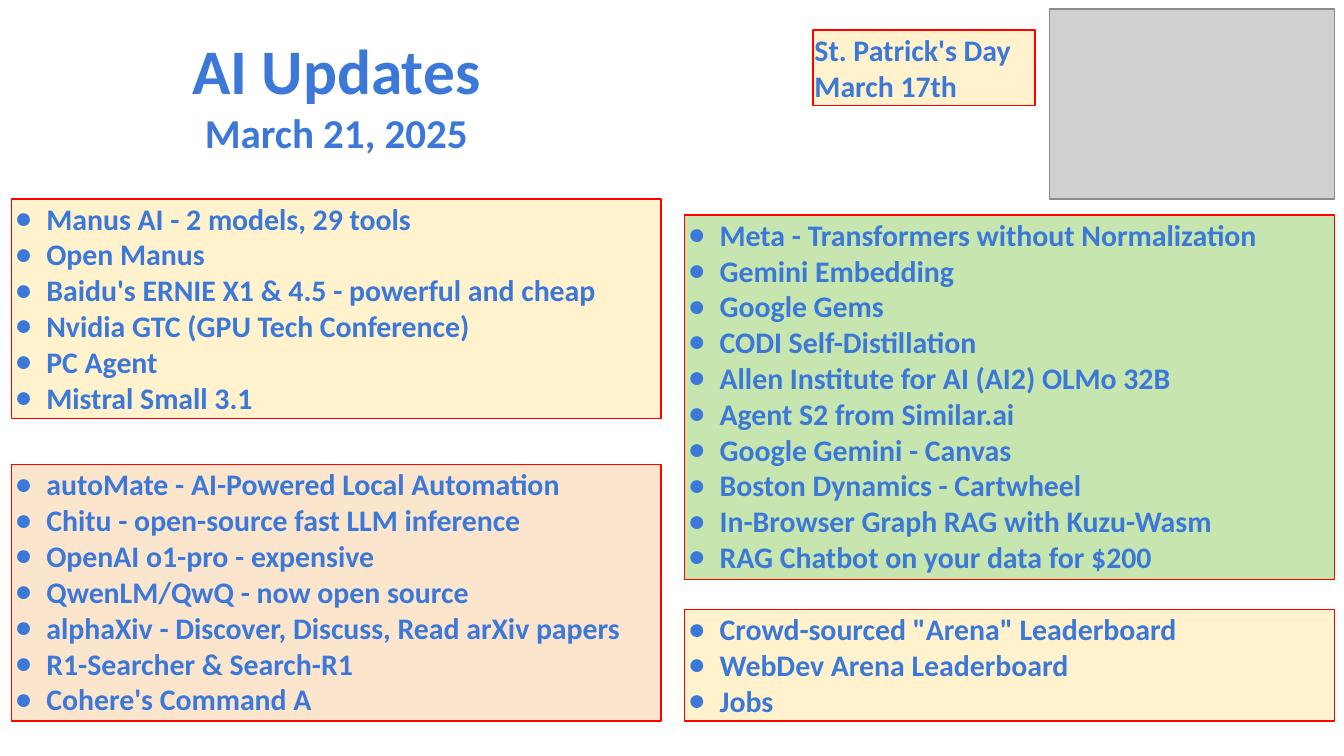
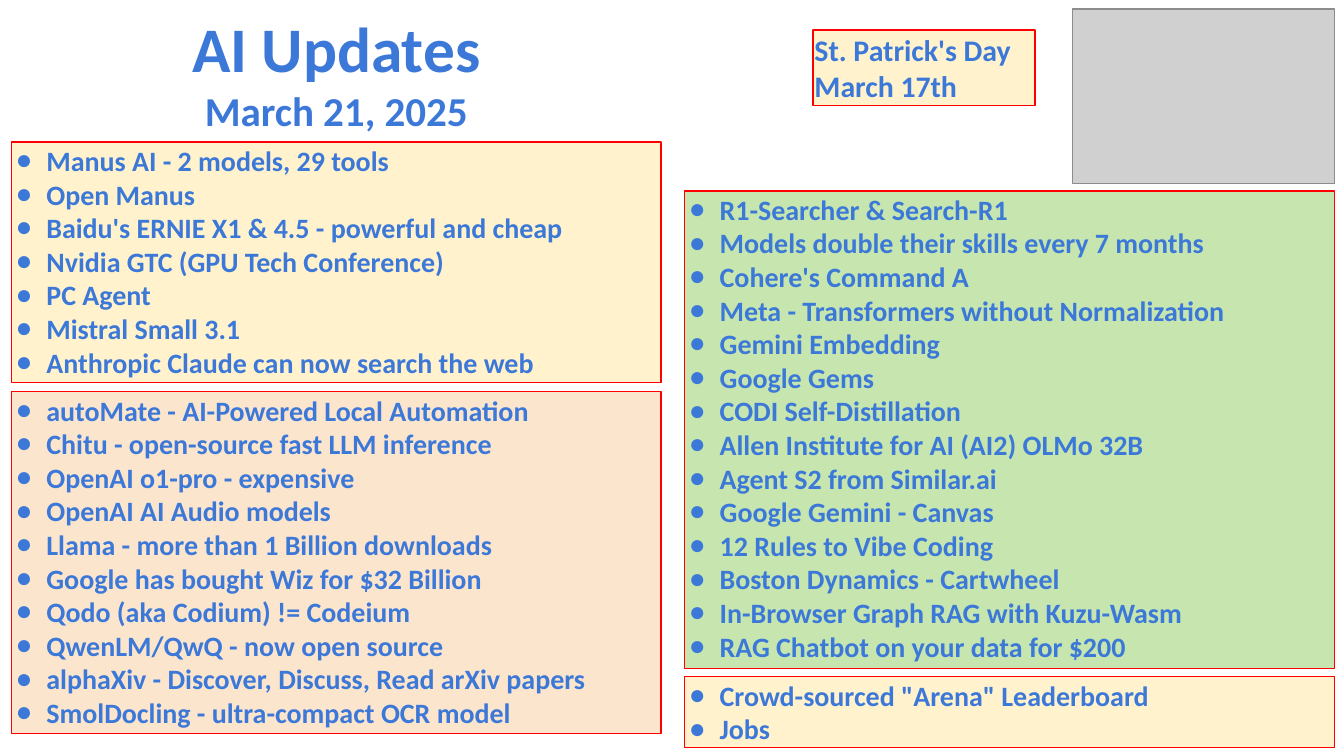
Before and after one commit to lselector/seminar, a slide deck: slide 1 of 2025/2025-03-21-AI-Updates.pptx. Drawn at 1344x756 pixels with LibreOffice and Linux fonts; fonts in the diff are those of the drawing; grey boxes stand for pictures. Boxes give left, top, right and bottom in pixels: in the first picture for what was removed or moved away, otherwise in the second. Text is boxed around its words. In the diff, an @@ line names an element or a change of style, - is before the commit and + after.

```diff
--- a/2025/2025-03-21-AI-Updates.pptx
+++ b/2025/2025-03-21-AI-Updates.pptx
@@ text "AI Updates": place and size @@
-text "AI Updates" at bbox=[192, 49, 480, 154]
+text "AI Updates" at bbox=[192, 27, 480, 132]
@@ picture: place and size @@
-picture at bbox=[1050, 9, 1335, 199]
+picture at bbox=[1073, 9, 1335, 184]
@@ rectangle "Manus AI - 2 models, ...": place and size @@
-rectangle "Manus AI - 2 models, ..." at bbox=[12, 199, 661, 419]
+rectangle "Manus AI - 2 models, ..." at bbox=[12, 142, 661, 383]
@@ text in rectangle at bbox=[46, 151, 563, 339]: size 16 to 15 pt in "Manus AI - 2 models, 29 tools", "Open Manus", "Baidu's ERNIE X1 & 4.5 - powerful ...", "Nvidia GTC (GPU Tech Conference)" and 2 more places; indent changed @@
@@ rectangle "R1-Searcher & Search-R1": place and size @@
-rectangle "R1-Searcher & Search-R1" at bbox=[685, 215, 1335, 579]
+rectangle "R1-Searcher & Search-R1" at bbox=[685, 191, 1335, 669]
@@ text in rectangle at bbox=[720, 200, 1203, 287]: paragraphs added @@
+● R1-Searcher & Search-R1
+● Models double their skills every 7 months
+● Cohere's Command A
@@ text in rectangle at bbox=[720, 301, 1224, 662]: size 16 to 15 pt in "Meta - Transformers without Normalization", "Gemini Embedding", "Google Gems", "CODI Self-Distillation" and 6 more places; indent changed @@
@@ text in rectangle at bbox=[46, 353, 534, 378]: paragraph added @@
+● Anthropic Claude can now search the web
@@ rectangle "autoMate - AI-Powered Local Automation": place and size @@
-rectangle "autoMate - AI-Powered Local Automation" at bbox=[12, 465, 661, 722]
+rectangle "autoMate - AI-Powered Local Automation" at bbox=[12, 391, 661, 734]
@@ text in rectangle at bbox=[46, 401, 585, 694]: size 16 to 15 pt in "autoMate - AI-Powered Local Automation", "Chitu - open-source fast LLM inference", "OpenAI o1-pro - expensive", "QwenLM/QwQ - now open source" and 1 more places; indent changed @@
@@ text in rectangle at bbox=[46, 501, 492, 626]: paragraphs added @@
+● OpenAI AI Audio models
+● Llama - more than 1 Billion downloads
+● Google has bought Wiz for $32 Billion
+● Qodo (aka Codium) != Codeium
@@ text in rectangle at bbox=[720, 536, 993, 561]: paragraph added @@
+● 12 Rules to Vibe Coding
@@ text in rectangle at bbox=[720, 655, 1069, 676]: paragraph removed @@
-● WebDev Arena Leaderboard
@@ rectangle "Crowd-sourced "Arena" Leaderboard": place and size @@
-rectangle "Crowd-sourced "Arena" Leaderboard" at bbox=[685, 610, 1335, 722]
+rectangle "Crowd-sourced "Arena" Leaderboard" at bbox=[685, 677, 1335, 749]
@@ rectangle "Crowd-sourced "Arena" Leaderboard" at bbox=[685, 677, 1335, 749]: size 16 to 15 pt; indent changed @@
@@ text in rectangle at bbox=[46, 703, 511, 728]: text changed; size 16 to 15 pt @@
-● R1-Searcher & Search-R1
-● Cohere's Command A
+● SmolDocling - ultra-compact OCR model
```
Also in this commit, not shown: 7 other slides changed, 2 slides added.
